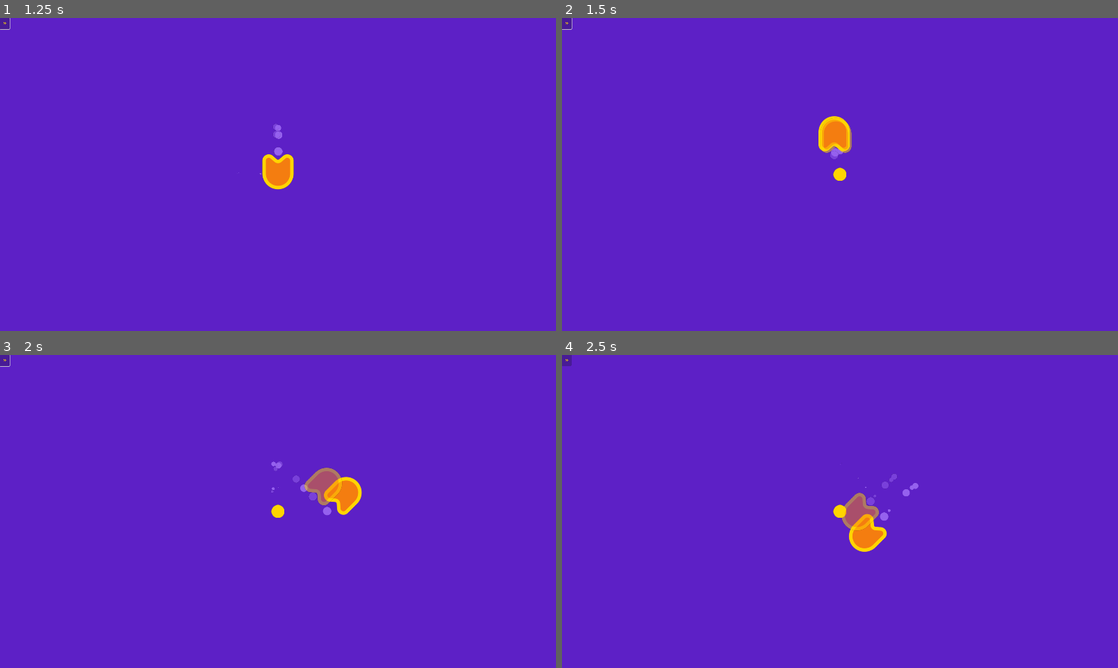
Above: before the commit, frames 1-4 (two rows, left to right).
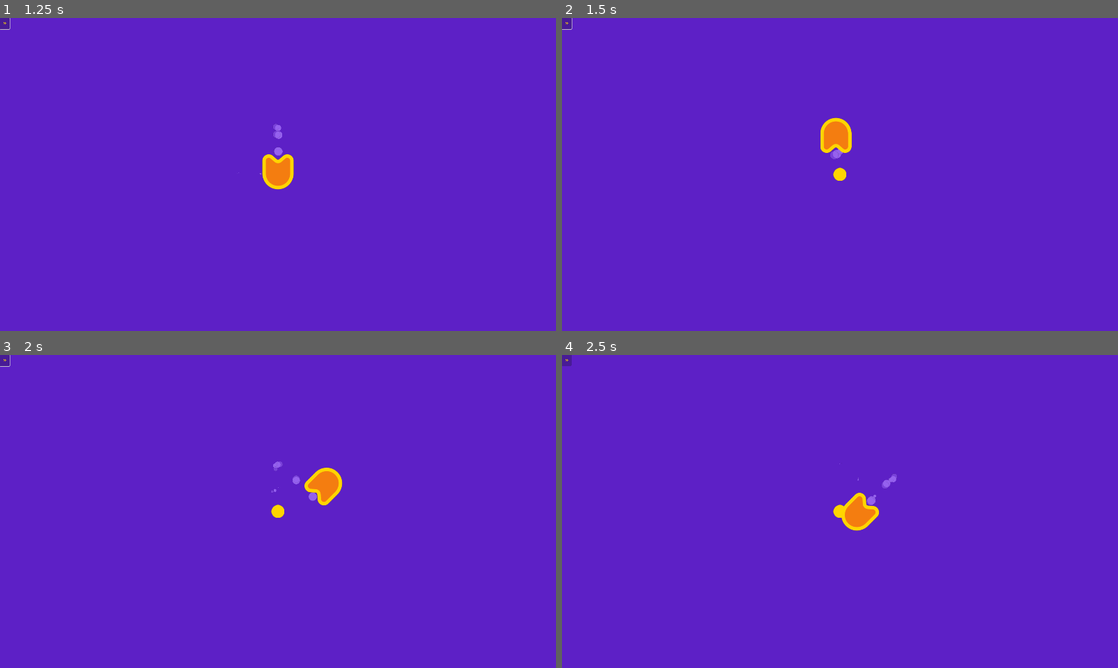
Above: after the commit, the same moments.

Repository: sarahtzhang12/2d-GameDev-Course
Game: Godot game, scene res://practices/L3.P2.character_diagonals/character_diagonals.tscn
Two runs of this game, one before a commit and one after it. Both use one fixed random seed, a clock stepped at 60 frames per second and the inputs below. This scene is started directly instead of the project's main scene.
Inputs (mouse positions are in pixels of both pictures, inside the frame that each line leads up to):
- Up to frame 1 (1.25 s): click (127, 24) at 0.5 s
- Up to frame 2 (1.5 s): hold Right (move_right) from 1.28 s (still down)
- Up to frame 3 (2 s): keep holding Right (move_right)
- Up to frame 4 (2.5 s): release Right (move_right) at 2.03 s; hold Down (move_down) from 2.03 s (still down)

Frame 1 is identical in both runs. In frame 2, 0.2% of the frame differs, in the area x 46-53%, y 31-45%; in frame 3, 1.0%; in frame 4, 1.1%, in the area x 49-65%, y 34-63%.

Commit message:
L3.P2 Practice

Diff:
--- a/04.to_space_and_beyond_workbook/practices/L3.P2.character_diagonals/character_diagonals.gd
+++ b/04.to_space_and_beyond_workbook/practices/L3.P2.character_diagonals/character_diagonals.gd
@@ -13,6 +13,8 @@
 
 	# The character is way too fast, but only when moving diagonally!
 	# Add code to prevent that.
+	if direction.length() > 1.0:
+		direction = direction.normalized()
 
 	velocity = direction * max_speed
 	position += velocity * delta
